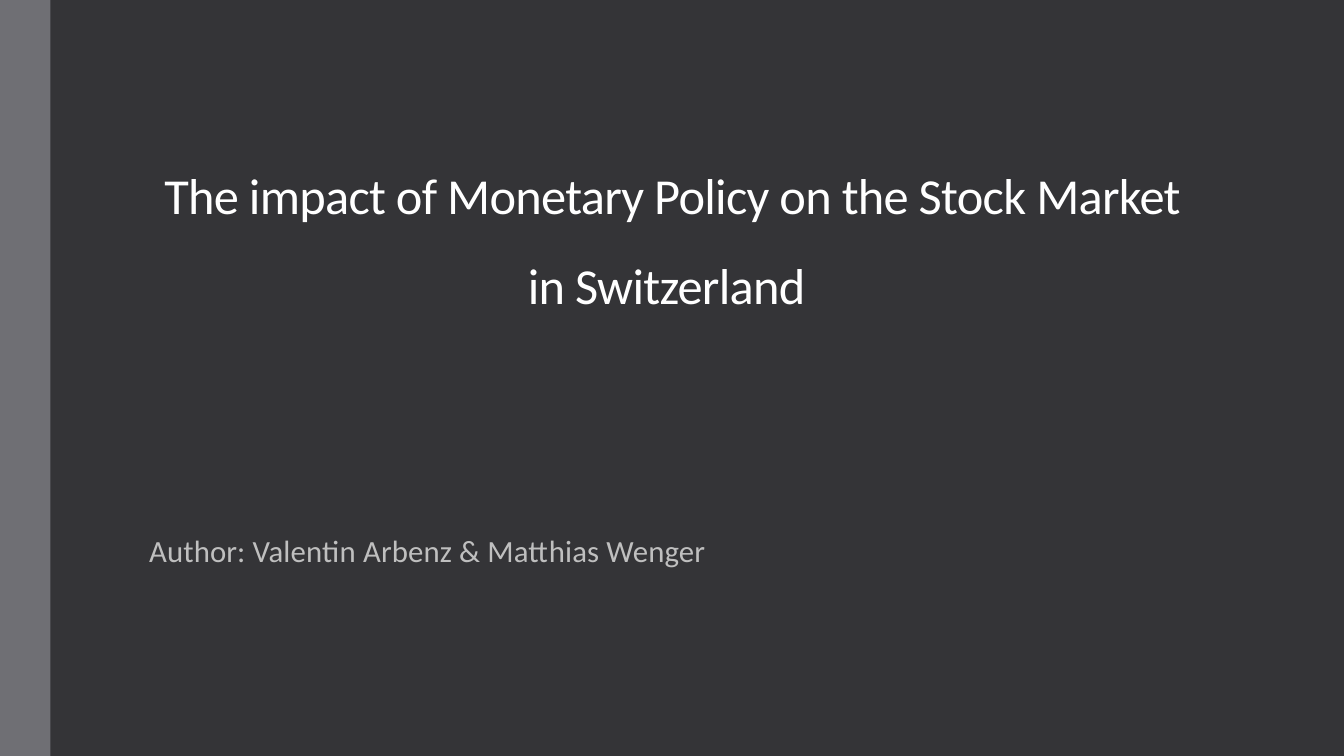
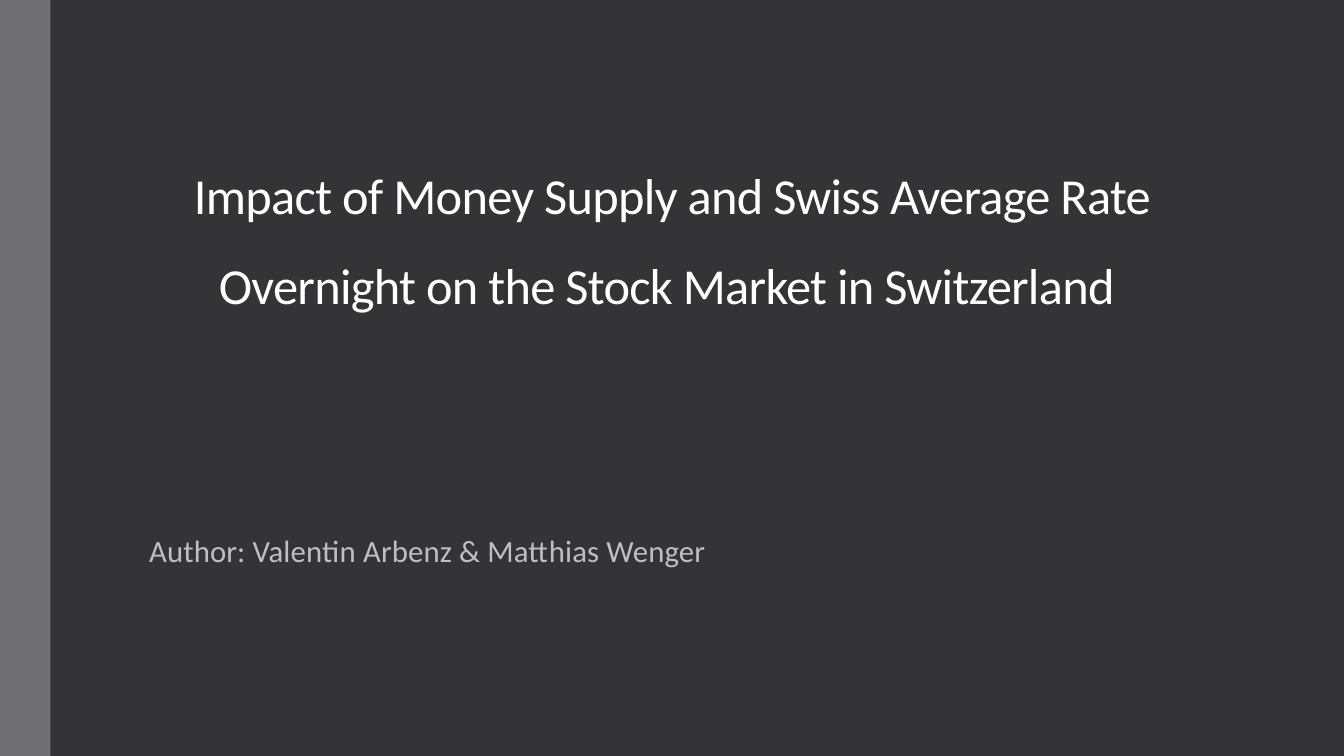
Before and after one commit to wemat/TimeSeriesAnalysisFinance, a slide deck: slide 1 of Briefing_TSAF_Arbenz_Wenger.pptx. Drawn at 1344x756 pixels with LibreOffice and Linux fonts; fonts in the diff are those of the drawing. Boxes give left, top, right and bottom in pixels: in the first picture for what was removed or moved away, otherwise in the second. Text is boxed around its words. In the diff, an @@ line names an element or a change of style, - is before the commit and + after.

```diff
--- a/Briefing_TSAF_Arbenz_Wenger.pptx
+++ b/Briefing_TSAF_Arbenz_Wenger.pptx
@@ title at bbox=[194, 179, 1150, 313]: text changed @@
-The impact of Monetary Policy on the Stock Market in Switzerland
+Impact of Money Supply and Swiss Average Rate Overnight on the Stock Market in Switzerland
```
Also in this commit, not shown: 6 other files.
